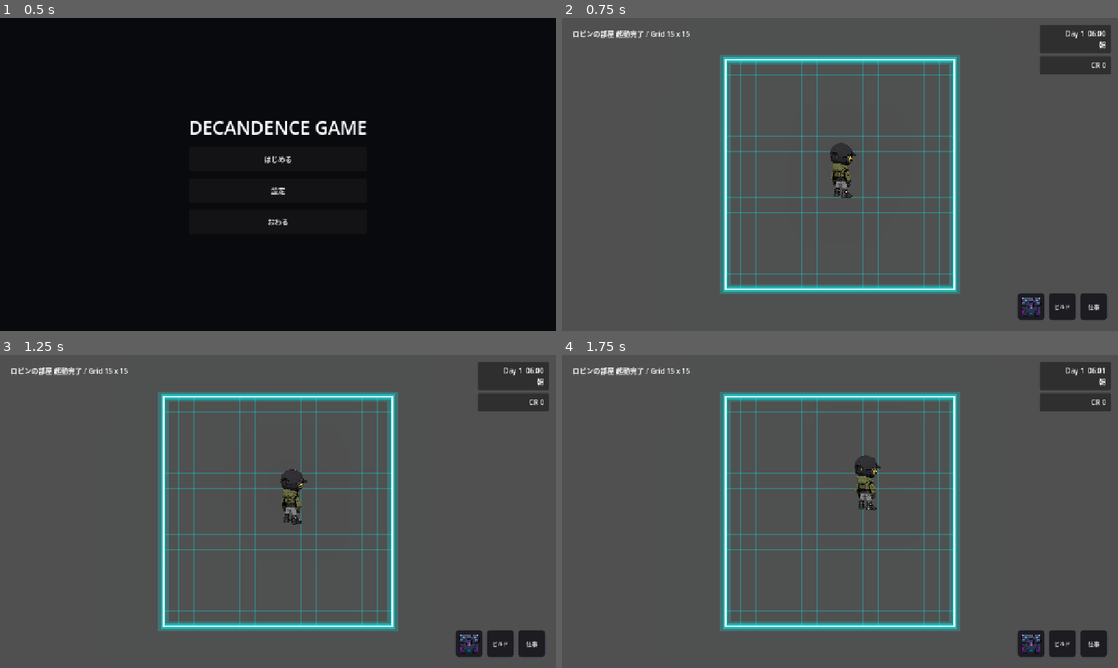
Above: before the commit, frames 1-4 (two rows, left to right).
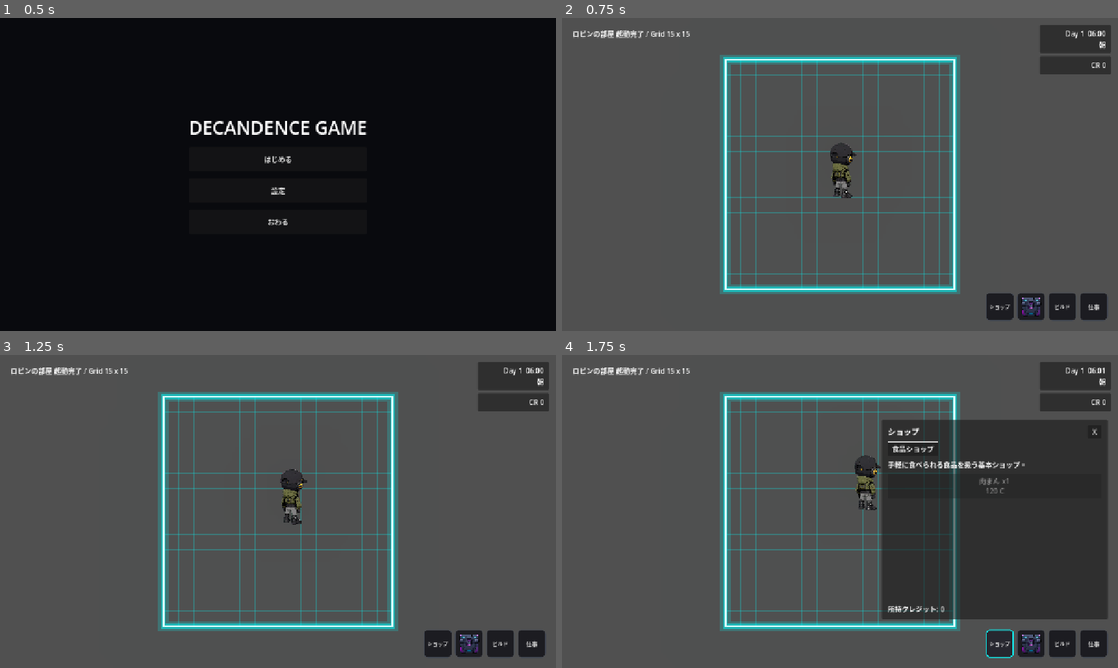
Above: after the commit, the same moments.

Repository: grimoire1089-coder/optimistic
Game: Godot game, scene res://Scenes/Boot/TitleScene.tscn
The game is run twice, just before and just after one commit, with the same random seed, the same clock (stepped at 60 frames per second) and the same inputs.
Inputs (mouse positions are in pixels of both pictures, inside the frame that each line leads up to):
- Up to frame 1 (0.5 s): no input
- Up to frame 2 (0.75 s): click "はじめる" at 0.5 s
- Up to frame 3 (1.25 s): no input
- Up to frame 4 (1.75 s): click (1001, 642) at 1.25 s, where only the run after the commit has a clickable "ショップ"

Frame 1 is identical in both runs. In frame 2, 0.4% of the frame differs, in the area x 76-82%, y 88-97%; in frame 3, 0.4%; in frame 4, 26%, in the area x 57-98%, y 20-97%.

Commit message:
Wire shop menu and button into main scene

Diff:
--- a/Scenes/Main/MainScene.tscn
+++ b/Scenes/Main/MainScene.tscn
@@ -14,6 +14,8 @@
 [ext_resource type="Script" path="res://Scripts/Maps/RoomMapGridModule.gd" id="11_room_map_grid"]
 [ext_resource type="Script" path="res://Scripts/Maps/Furniture/FurniturePlacementModule.gd" id="12_furniture_placement"]
 [ext_resource type="PackedScene" path="res://Scenes/UI/HUD/BuildModeButton.tscn" id="13_build_mode_button"]
+[ext_resource type="PackedScene" path="res://Scenes/UI/HUD/ShopButton.tscn" id="14_shop_button"]
+[ext_resource type="PackedScene" path="res://Scenes/UI/Shop/ShopMenu.tscn" id="15_shop_menu"]
 
 [sub_resource type="Environment" id="Environment_ctt6t"]
 glow_enabled = true
@@ -63,7 +65,11 @@
 
 [node name="WorkMenu" parent="CanvasLayer" unique_id=603449311 instance=ExtResource("8_work_menu")]
 
+[node name="ShopMenu" parent="CanvasLayer" instance=ExtResource("15_shop_menu")]
+
 [node name="InventoryUI" parent="CanvasLayer" instance=ExtResource("10_inventory_ui")]
+
+[node name="ShopButton" parent="CanvasLayer" instance=ExtResource("14_shop_button")]
 
 [node name="InventoryButton" parent="CanvasLayer" instance=ExtResource("9_inventory_button")]
 
